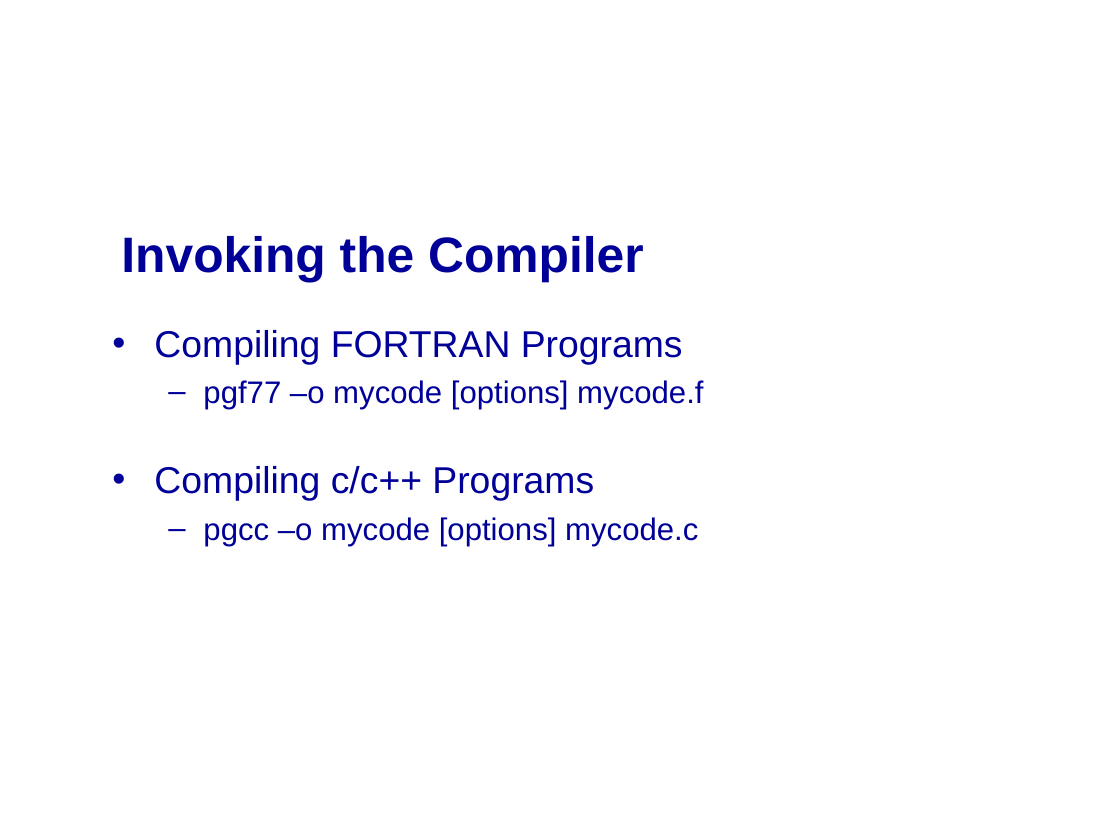
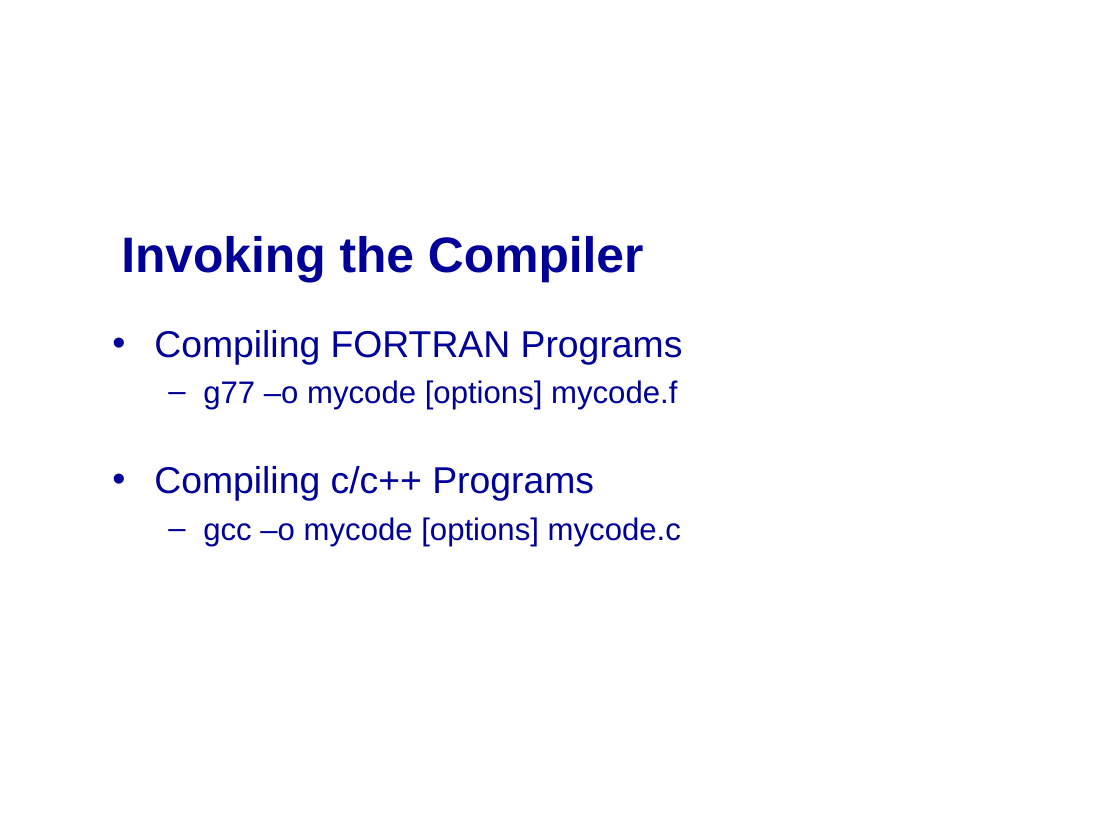
Before and after one commit to mikeg64/iome, a slide deck: slide 39 of src/examples/course/c/presentation/IntrotoC1.ppt (slide 40 before the commit). Drawn at 1120x840 pixels with LibreOffice and Linux fonts; fonts in the diff are those of the drawing; background and template pictures are left out. Boxes give left, top, right and bottom in pixels: in the first picture for what was removed or moved away, otherwise in the second. Text is boxed around its words. In the diff, an @@ line names an element or a change of style, - is before the commit and + after.

```diff
--- a/src/examples/course/c/presentation/IntrotoC1.ppt
+++ b/src/examples/course/c/presentation/IntrotoC1.ppt
@@ text at (203, 380, 677, 409): text changed @@
-  – pgf77 –o mycode [options] mycode.f
+  – g77 –o mycode [options] mycode.f
@@ text at (203, 517, 681, 546): text changed @@
-  – pgcc –o mycode [options] mycode.c
+  – gcc –o mycode [options] mycode.c
```
Also in this commit, not shown: 5 other slides changed, 2 slides removed, 14 other files.
